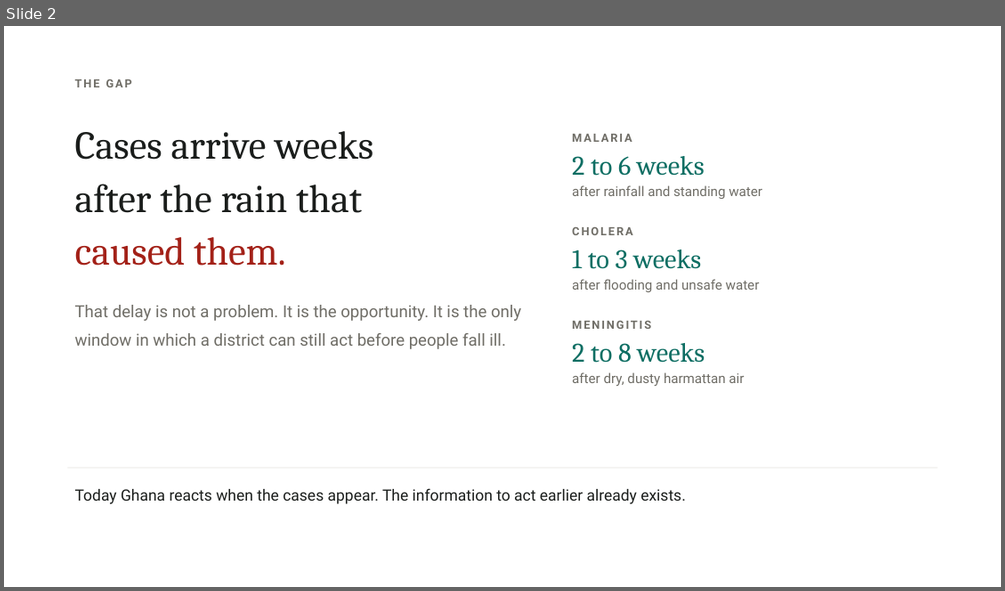
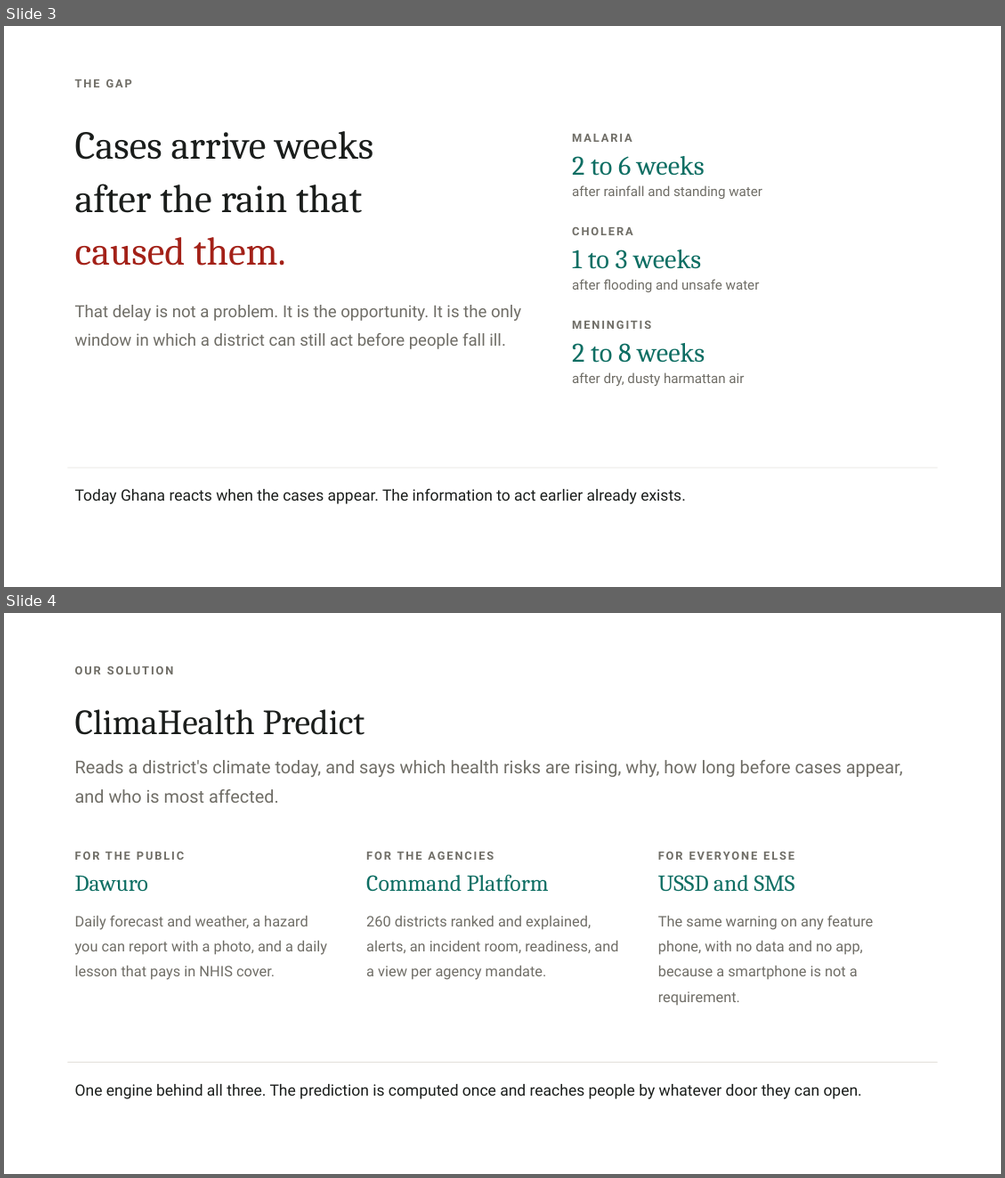
Before and after one commit to Joeboy77/ClimateHealth, a slide deck: deck/ClimaHealth-Predict.pptx. Shown one above the other, each under a label of ours: slide 2 before the commit, slides 3 and 4 after it. The pictures are 1005x591 and 1005x1178 pixels, drawn with LibreOffice and Linux fonts; fonts in the diff are those of the drawing. Boxes give left, top, right and bottom in pixels: in the first picture for what was removed or moved away, otherwise in the second. Text is boxed around its words. In the diff, an @@ line names an element or a change of style, - is before the commit and + after.

```diff
--- a/deck/ClimaHealth-Predict.pptx
+++ b/deck/ClimaHealth-Predict.pptx
@@ slide 4 added at bbox=[4, 613, 1001, 1174], background #FFFFFF @@
@@ text added at bbox=[75, 666, 174, 674], 11 pt, text #6F6D66, bold @@
+OUR SOLUTION
@@ text added at bbox=[75, 709, 903, 803], 17 pt, text #6F6D66 @@
+ClimaHealth Predict
+Reads a district's climate today, and says which health risks are rising, why, how long before cases appear, and who is most affected.
@@ text added at bbox=[75, 852, 327, 980], 14 pt, text #6F6D66 @@
+FOR THE PUBLIC
+Dawuro
+Daily forecast and weather, a hazard you can report with a photo, and a daily lesson that pays in NHIS cover.
@@ text added at bbox=[366, 852, 618, 980], 14 pt, text #6F6D66 @@
+FOR THE AGENCIES
+Command Platform
+260 districts ranked and explained, alerts, an incident room, readiness, and a view per agency mandate.
@@ text added at bbox=[658, 852, 874, 1005], 14 pt, text #6F6D66 @@
+FOR EVERYONE ELSE
+USSD and SMS
+The same warning on any feature phone, with no data and no app, because a smartphone is not a requirement.
@@ rectangle added at bbox=[67, 1062, 938, 1062], fill #E4E2DC @@
@@ text added at bbox=[75, 1084, 862, 1099], 15 pt, text #1A1D1B @@
+One engine behind all three. The prediction is computed once and reaches people by whatever door they can open.
@@ what was slide 2 is now slide 3 @@
```
Also in this commit, not shown: 4 slides changed, 4 other slides added, 1 slide removed, 18 other files.
